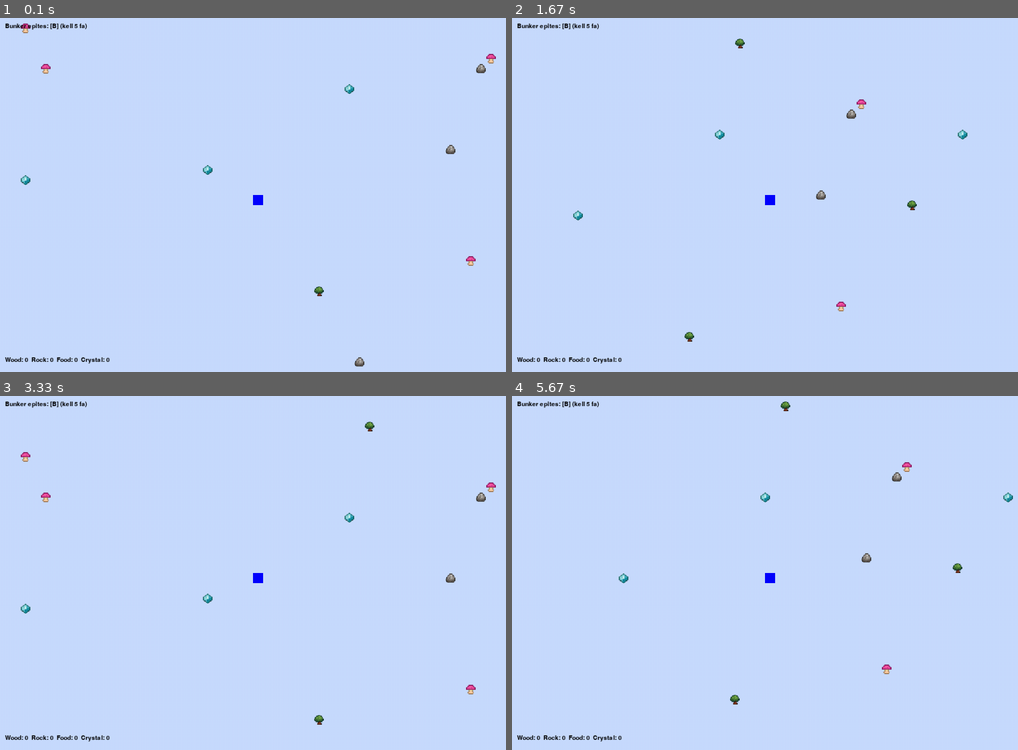
Above: before the commit, frames 1-4 (two rows, left to right).
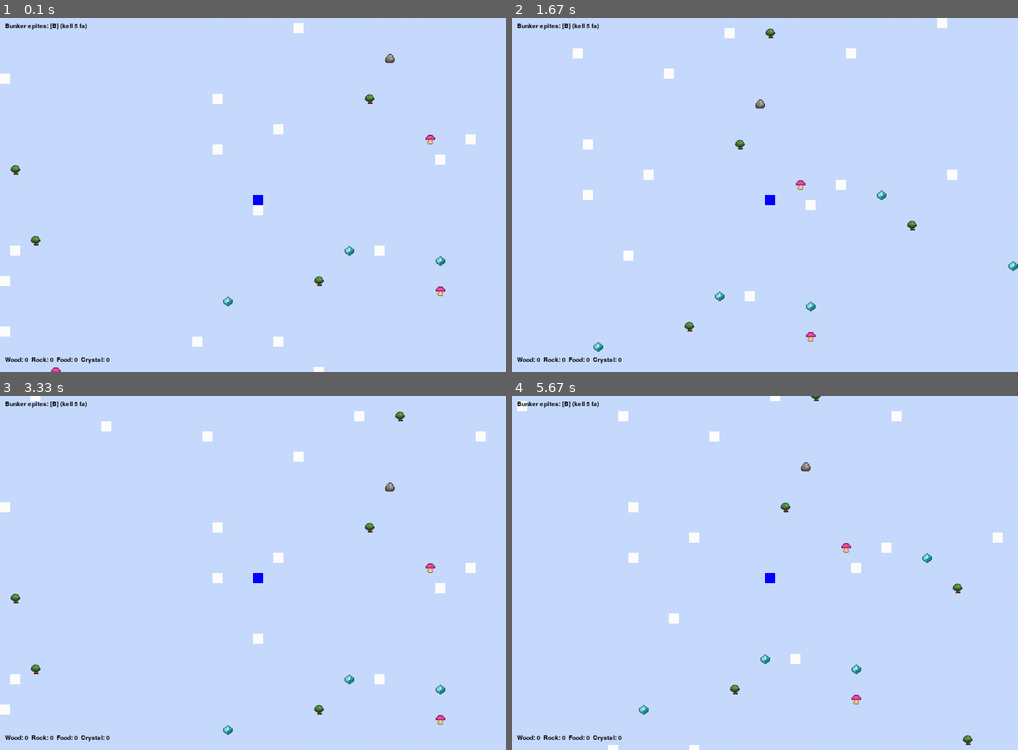
Above: after the commit, the same moments.

Repository: laszloerno/python_basics
Game: pygame game, started from Jatekok/OpenWorld/openWorld_06_bunkers.py
The game is run twice, just before and just after one commit, with the same random seed, the same clock (stepped at 60 frames per second) and the same inputs.
Inputs:
- Up to frame 1 (0.1 s): no input
- Up to frame 2 (1.67 s): hold Right 0.33-0.8 s; hold Up 0.83-1.13 s; hold Right 1.17-1.63 s
- Up to frame 3 (3.33 s): hold Left 1.67-2.2 s; hold Down 2.23-2.53 s; hold Left 2.57-2.97 s; hold Up from 3 s (still down)
- Up to frame 4 (5.67 s): release Up at 3.37 s; hold Right 3.4-4.03 s; hold Down 4.07-4.43 s; hold Left 4.47-4.93 s; hold Right 4.97-5.43 s; hold Up from 5.47 s (still down)

The runs differ from the first frame. In frame 1, 1.6% of the frame differs, in the area x 0-98%, y 1-100%; in frame 2, 1.6%; in frame 3, 1.7%, in the area x 0-98%, y 0-96%; in frame 4, 1.6%.

Commit message:
updated version

Diff:
--- /dev/null
+++ b/Jatekok/OpenWorld/bunkers.py
@@ -0,0 +1,375 @@
+import pygame
+import random
+import time
+from chunk import get_chunk
+
+WIDTH = 1000
+HEIGHT = 700
+
+TILE_SIZE = 20
+CHUNK_SIZE = 16
+VISIBLE_CHUNKS_X = WIDTH // (TILE_SIZE * CHUNK_SIZE ) + 2
+VISIBLE_CHUNKS_Y = HEIGHT // (TILE_SIZE * CHUNK_SIZE) + 2
+
+BACKGROUND = (200,220,255)
+PLAYER_COLOR = (0,0,255)
+TREE_COLOR = (0,200,0)
+MAP_BG = (30,30,30)
+TEXT1 = (0,0,0)
+
+pygame.init()
+screen = pygame.display.set_mode((WIDTH,HEIGHT))
+clock = pygame.time.Clock()
+font = pygame.font.SysFont(None,18)
+
+player_x, player_y = 0,0
+speed = 5
+
+item_names = {"tree":"Fa",
+             "rock":"Kő",
+             "mushroom":"Gomba",
+             "crystal":"Kristály",
+             "zöldseg":"Zöldség",
+             "gyümölcs":"Gyümölcs",
+             "hus":"Hús",
+             "bör":"Bőr",
+             "bel":"Bél",
+             "toll":"Toll",
+             "vaserc":"Vasérc",
+             "varazskristaly":"Varázskristály"
+             }
+
+
+
+# ----- INVENTORY -----
+inventory = {key : 0 for key in item_names}
+
+# ----- RESPAWN -----
+respawn_list = []
+
+# ----- BUNKER -----
+BUNKER_COLOR = (150, 120, 80)  # egyszerű barna
+BUNKER_SIZE_TILES = 2          # 2x2 csempe
+bunkers = []                   # elemek: {"x": int(px), "y": int(py), "storage": {...}}
+
+def build_bunker_at(px, py):
+    """Lerak egy 2x2-es bunkert px,py világkoordinátára igazítva (csempe-rácsra)."""
+    bx = (px // TILE_SIZE) * TILE_SIZE
+    by = (py // TILE_SIZE) * TILE_SIZE
+    bunkers.append({
+        "x": bx,
+        "y": by,
+        "storage": {key : 0 for key in item_names}
+    })
+
+def player_near_bunker_rect():
+    """Visszaadja a bunker dict-et és pygame.Rect-et, ha a játékos hozzáér valamelyik bunkerhez, különben (None, None)."""
+    player_rect = pygame.Rect(player_x, player_y, TILE_SIZE, TILE_SIZE)
+    for b in bunkers:
+        rect = pygame.Rect(b["x"], b["y"], BUNKER_SIZE_TILES*TILE_SIZE, BUNKER_SIZE_TILES*TILE_SIZE)
+        if player_rect.colliderect(rect):
+            return b, rect
+    return None, None
+OBJECT_TYPES = {
+    "tree":(34,139,34),
+    "rock":(128,128,128),
+    "mushroom":(255,0,255),
+    "crystal":(0,255,255),
+    'bokor':(66, 171, 14),
+    'gyumolcs':(150, 44, 44),
+    'allat':(77, 51, 11),
+    'madar':(140, 93, 65),
+    'vaserc':(173, 169, 168),
+    'varazskristaly':(165, 58, 176)
+}
+
+PATH_STR = 'Jatekok/OpenWorld/'
+OBJECT_IMAGES = {
+    "tree":pygame.image.load(PATH_STR + "tree.png").convert_alpha(),
+    "rock":pygame.image.load(PATH_STR + "rock.png").convert_alpha(),
+    "mushroom":pygame.image.load(PATH_STR + "mushroom.png").convert_alpha(),
+    "crystal":pygame.image.load(PATH_STR + "crystal.png").convert_alpha(),
+    'bokor':pygame.image.load(PATH_STR + 'bokor.png').convert_alpha(),
+    'varazskristaly':pygame.image.load(PATH_STR + 'varazskristaly.png').convert_alpha(),
+    'allat':pygame.image.load(PATH_STR + 'allat.png').convert_alpha(),
+    'madar':pygame.image.load(PATH_STR + 'madar.png').convert_alpha(),
+    'vaserc':pygame.image.load(PATH_STR + 'vaserc.png').convert_alpha()
+}
+
+
+RECIPES = {
+    "balta": {
+        "name": "Balta",
+        "cost": {"tree": 1, "rock": 1},   # 1 fa + 1 kő
+        "key": pygame.K_b
+    },
+    "csakany": {
+        "name": "Csákány",
+        "cost": {"tree": 1, "rock": 2},   # példa: 1 fa + 2 kő
+        "key": pygame.K_c
+    },
+    "vas": {
+        "name": "Vas",
+        # példa recept: kristályból olvasztasz "vas"-at (csak demó)
+        "cost": {"crystal": 2},
+        "key": pygame.K_v
+    },
+}
+
+craft_message = ""
+craft_message_time = 0
+CRAFT_MSG_DURATION = 2.0  # másodperc
+
+def try_craft(item_key):
+    """Megpróbálja legyártani az adott itemet a RECIPES alapján."""
+    global craft_message, craft_message_time
+    if item_key not in RECIPES:
+        craft_message = "Ismeretlen recept."
+        craft_message_time = time.time()
+        return
+
+    recipe = RECIPES[item_key]
+    cost = recipe["cost"]
+
+    # elegendő alapanyag?
+    for res, need in cost.items():
+        if inventory.get(res, 0) < need:
+            craft_message = f"Nincs elég {res} a(z) {recipe['name']} készítéséhez."
+            craft_message_time = time.time()
+            return
+
+    # vonjuk le a költséget
+    for res, need in cost.items():
+        inventory[res] -= need
+
+    # adjuk hozzá a terméket
+    inventory[item_key] = inventory.get(item_key, 0) + 1
+
+    craft_message = f"Készült: {recipe['name']} (+1)!"
+    craft_message_time = time.time()
+
+
+MINIMAP_SIZE = 150
+MINIMAP_SCALE = 0.1
+minimap_surface = pygame.Surface((MINIMAP_SIZE,MINIMAP_SIZE))
+
+map_visible = False
+running = True
+while running:
+    screen.fill(BACKGROUND)
+
+    # ---- RESPawn biztonságos bejárás ----
+    now = time.time()
+    for resp in respawn_list[:]:
+        if now - resp["time"] >= 5:
+            cx,cy = resp["chunk"]
+            tiles = get_chunk(cx,cy)
+            tiles.append({"type":resp["type"], "x":resp["x"], "y":resp["y"]})
+            respawn_list.remove(resp)
+
+    for event in pygame.event.get():
+        if event.type == pygame.QUIT:
+            running = False
+
+        # ----- KEYDOWN események: bunker építés / letét / felvét -----
+        if event.type == pygame.KEYDOWN:
+            if event.key == pygame.K_m:
+                # pici debounce nélkül – ha kell, tedd vissza a sleep-et
+                map_visible = not map_visible
+
+            # Bunker építés: 5 fa
+            elif event.key == pygame.K_b:
+                if inventory["tree"] >= 5:
+                    inventory["tree"] -= 5
+                    build_bunker_at(player_x, player_y)
+                # (külön UI üzenetet is írhatsz ki, ha kevés a fa)
+
+            # Bunker interakció (ha rajta állsz)
+            # Z = deposit all; X = withdraw all
+            elif event.key in (pygame.K_z, pygame.K_x):
+                b, _ = player_near_bunker_rect()
+                if b is not None:
+                    if event.key == pygame.K_z:
+                        # deposit all
+                        for k in ("tree","rock","mushroom","crystal","balta","csakany","vas","varazskristaly"):
+                            amt = inventory.get(k,0)
+                            if amt > 0:
+                                b["storage"][k] += amt
+                                inventory[k] = 0
+                    elif event.key == pygame.K_x:
+                        # withdraw all
+                        for k in ("tree","rock","mushroom","crystal","balta","csakany","vas","varazskristaly"):
+                            amt = b["storage"].get(k,0)
+                            if amt > 0:
+                                inventory[k] += amt
+                                b["storage"][k] = 0
+            else:
+                # Végigmegyünk a recepteken, és ha az adott key-hez tartozik craft, csináljuk
+                for key_item, data in RECIPES.items():
+                    if event.key == data["key"]:
+                        try_craft(key_item)
+
+    # Mozgás
+    keys = pygame.key.get_pressed()
+    if keys[pygame.K_LEFT]: player_x -= speed
+    if keys[pygame.K_RIGHT]: player_x += speed
+    if keys[pygame.K_UP]: player_y -= speed
+    if keys[pygame.K_DOWN]: player_y += speed
+
+    cam_x = player_x - WIDTH//2
+    cam_y = player_y - HEIGHT //2
+
+    player_obj = pygame.Rect(player_x, player_y, TILE_SIZE, TILE_SIZE)
+
+    # TILE-ek + pickup
+    for dx in range(-1, VISIBLE_CHUNKS_X):
+        for dy in range(-1,VISIBLE_CHUNKS_Y):
+            chunk_x = ( cam_x // ( CHUNK_SIZE*TILE_SIZE) ) + dx
+            chunk_y = ( cam_y // ( CHUNK_SIZE*TILE_SIZE) ) + dy
+            tiles = get_chunk(chunk_x, chunk_y)
+
+            to_remove = []
+            for obj in tiles:
+                world_x = chunk_x * CHUNK_SIZE * TILE_SIZE + obj["x"] *TILE_SIZE
+                world_y = chunk_y * CHUNK_SIZE * TILE_SIZE + obj["y"] *TILE_SIZE
+                screen_x = world_x - cam_x
+                screen_y = world_y - cam_y
+
+                image = OBJECT_IMAGES.get(obj["type"])
+                if image:
+                    image = pygame.transform.scale(image, (TILE_SIZE,TILE_SIZE))
+                    screen.blit(image,(screen_x,screen_y))
+                else:
+                    color = OBJECT_TYPES.get(obj["type"],(255,255,255))
+                    pygame.draw.rect(screen, color, (screen_x,screen_y,TILE_SIZE, TILE_SIZE) )
+
+                tile_obj = pygame.Rect(world_x,world_y, TILE_SIZE, TILE_SIZE)
+                if player_obj.colliderect(tile_obj):
+                    collectKey = pygame.key.get_pressed()
+                    if collectKey[pygame.K_SPACE]:
+                        'bokor','allat'
+
+                        if obj["type"] ==  'madar':
+                            inventory['hus'] = inventory['hus'] + 1
+                            inventory['toll'] = inventory['toll'] + 1
+                        elif obj["type"] == 'vaserc':
+                            inventory['vas'] = inventory['vas'] + 1
+                            inventory['rock'] = inventory['rock'] + 1
+                        elif obj["type"] == 'allat':
+                            inventory['hus'] = inventory['hus'] + random.randint(1,2)
+                            inventory['bör'] = inventory['bör'] + 1
+                            inventory['bel'] = inventory['bel'] + 1
+                        elif obj["type"] == 'bokor':
+                            inventory['gyumolcs'] = inventory['gyumolcs'] + random.randint(1,2)
+                            inventory['tree'] = inventory['tree'] + 1
+                        else:
+                            inventory[obj["type"]] = inventory[obj["type"]] + 1
+
+                        to_remove.append(obj)
+                        respawn_list.append({
+                            "chunk":(chunk_x, chunk_y),
+                            "type": obj["type"],
+                            "x":obj["x"],
+                            "y":obj["y"],
+                            "time":time.time()
+                        })
+
+            if to_remove:
+                for rem in to_remove:
+                    try:
+                        tiles.remove(rem)
+                    except ValueError:
+                        pass
+
+    # ----- Bunkerek kirajzolása -----
+    for b in bunkers:
+        # kamerához igazított pozíció:
+        sx = b["x"] - cam_x
+        sy = b["y"] - cam_y
+        pygame.draw.rect(
+            screen,
+            BUNKER_COLOR,
+            (sx, sy, BUNKER_SIZE_TILES*TILE_SIZE, BUNKER_SIZE_TILES*TILE_SIZE)
+        )
+        # dísz keret
+        pygame.draw.rect(
+            screen,
+            (90,70,50),
+            (sx, sy, BUNKER_SIZE_TILES*TILE_SIZE, BUNKER_SIZE_TILES*TILE_SIZE),
+            2
+        )
+
+    # Minimap
+    if map_visible:
+        minimap_surface.fill(MAP_BG)
+        for dx in range(-3,4):
+            for dy in range(-3,4):
+                chunk_x = ( cam_x // ( CHUNK_SIZE*TILE_SIZE) ) + dx
+                chunk_y = ( cam_y // ( CHUNK_SIZE*TILE_SIZE) ) + dy
+                tiles = get_chunk(chunk_x, chunk_y)
+
+                for obj in tiles:
+                    world_x = chunk_x * CHUNK_SIZE  + obj["x"]
+                    world_y = chunk_y * CHUNK_SIZE  + obj["y"]
+
+                    rel_x = world_x - (player_x //TILE_SIZE)
+                    rel_y = world_y - (player_y //TILE_SIZE)
+
+                    px = MINIMAP_SIZE // 2 + int(rel_x * MINIMAP_SCALE *TILE_SIZE)
+                    py = MINIMAP_SIZE // 2 + int(rel_y * MINIMAP_SCALE *TILE_SIZE)
+                    color = OBJECT_TYPES.get(obj["type"],(255,255,255))
+                    pygame.draw.rect(minimap_surface, color, (px,py,2, 2) )
+
+        # bunker pötty a minimapon (opcionális)
+        for b in bunkers:
+            rel_x = (b["x"]//TILE_SIZE) - (player_x//TILE_SIZE)
+            rel_y = (b["y"]//TILE_SIZE) - (player_y//TILE_SIZE)
+            px = MINIMAP_SIZE // 2 + int(rel_x * MINIMAP_SCALE *TILE_SIZE)
+            py = MINIMAP_SIZE // 2 + int(rel_y * MINIMAP_SCALE *TILE_SIZE)
+            pygame.draw.rect(minimap_surface, (200,160,100), (px,py,3,3))
+
+        pygame.draw.circle(minimap_surface, PLAYER_COLOR, (MINIMAP_SIZE //2,MINIMAP_SIZE//2), 3)
+
+    # Játékos
+    pygame.draw.rect(screen, PLAYER_COLOR,(WIDTH//2, HEIGHT//2, TILE_SIZE,TILE_SIZE) )
+
+    # HUD: inventory
+
+    line_height = 18
+    starty = HEIGHT-30
+    for i, (key, value) in enumerate(inventory.items()):
+        label = item_names.get(key, key.capitalize())
+        line = f"{label}:{value}"
+        text_surface = font.render(line,True,TEXT1)
+        screen.blit(text_surface,(10, starty - i*line_height ))
+
+
+
+
+    # HUD: bunker help / storage, ha közelben vagy
+    near_bunker, near_rect = player_near_bunker_rect()
+    if near_bunker:
+        help1 = "[Z] Letét (összes), [X] Felvét (összes)"
+        screen.blit(font.render(help1, True, (0,0,0)), (10, 10))
+        stor = near_bunker["storage"]
+        stext = f"Bunker: Wood {stor['tree']}  Rock {stor['rock']}  Food {stor['mushroom']}  Crystal {stor['crystal']}"
+        screen.blit(font.render(stext, True, (0,0,0)), (10, 28))
+    else:
+        # építés súgó
+        build_help = "Bunker epites: [B] (kell 5 fa)"
+        screen.blit(font.render(build_help, True, (0,0,0)), (10, 10))
+
+    help_text = "Craft: [B]=Balta (1 fa + 1 ko), [C]=Csakany (1 fa + 2 ko), [V]=Vas (2 kristaly)"
+    screen.blit(font.render(help_text, True, (0, 0, 0)), (10, 30))
+
+  # Craft üzenet (siker/hiba)
+    if craft_message and (now - craft_message_time) <= CRAFT_MSG_DURATION:
+        screen.blit(font.render(craft_message, True, (20, 20, 20)), (10, 35))
+
+    if map_visible:
+        screen.blit(minimap_surface, (WIDTH-MINIMAP_SIZE-10 , 10 ))
+
+    pygame.display.flip()
+    clock.tick(60)
+
+pygame.quit()
--- a/Jatekok/OpenWorld/chunk.py
+++ b/Jatekok/OpenWorld/chunk.py
@@ -7,14 +7,24 @@
     tiles = []
     for x in range(CHUNK_SIZE):
         for y in range(CHUNK_SIZE):
-            if random.random() < 0.001:
+            if random.random() < 0.005:
                 tiles.append({"type":"tree","x":x,"y":y})
+            if random.random() < 0.005:
+                tiles.append({"type":"bokor","x":x,"y":y})
             if random.random() < 0.0015:
                 tiles.append({"type":"rock","x":x,"y":y})
-            if random.random() < 0.0018:
+            if random.random() < 0.0013:
                 tiles.append({"type":"mushroom","x":x,"y":y})
             if random.random() < 0.002:
                 tiles.append({"type":"crystal","x":x,"y":y})
+            if random.random()< 0.0002:
+                tiles.append({'type':'varazskristaly','x':x,'y':y})
+            if random.random()< 0.0016:
+                tiles.append({'type':'allat','x':x,'y':y})
+            if random.random()< 0.0014:
+                tiles.append({'type':'madar','x':x,'y':y})
+            if random.random() < 0.001:
+                tiles.append({"type":"vaserc","x":x,"y":y})
     return tiles
 
 chunk_cache = {}
Binary file added: Jatekok/OpenWorld/allat.png
Binary file added: Jatekok/OpenWorld/bokor.png
Binary file added: Jatekok/OpenWorld/madar.png
Binary file added: Jatekok/OpenWorld/varazskristaly.png
Binary file added: Jatekok/OpenWorld/vaserc.png
